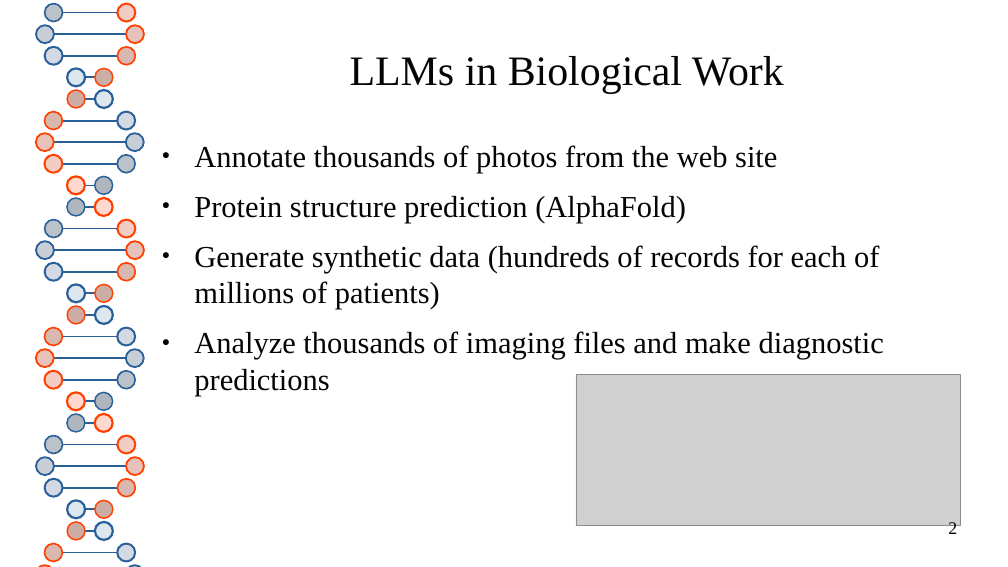
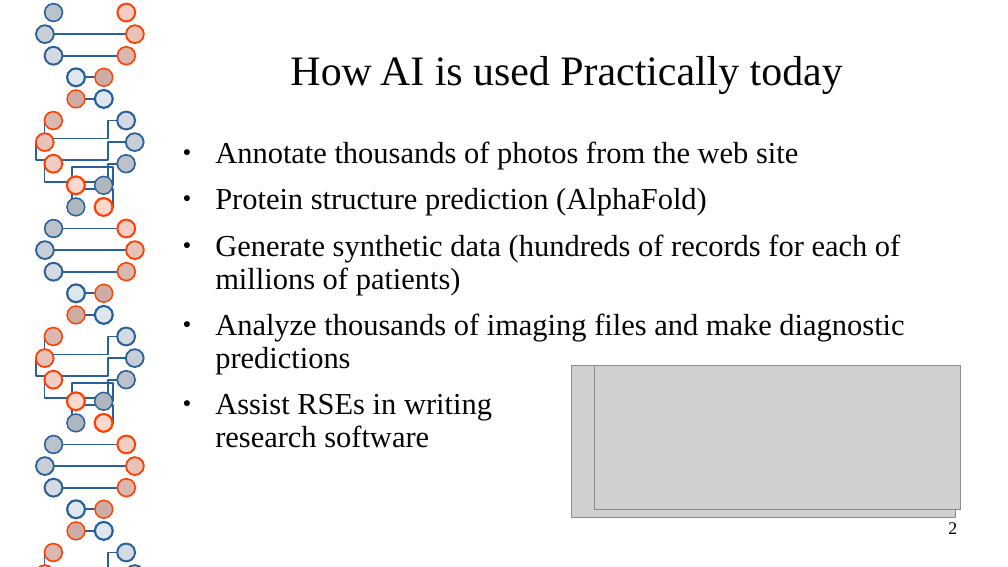
Before and after one commit to ncsa/llmflux-workshop, a slide deck: slide 2 of presenter/slides.pptx. Drawn at 1008x567 pixels with LibreOffice and Linux fonts; fonts in the diff are those of the drawing; grey boxes stand for pictures. Boxes give left, top, right and bottom in pixels: in the first picture for what was removed or moved away, otherwise in the second. Text is boxed around its words. In the diff, an @@ line names an element or a change of style, - is before the commit and + after.

```diff
--- a/presenter/slides.pptx
+++ b/presenter/slides.pptx
@@ elbow line removed from (62, 13) to (117, 13) @@
@@ title at [290, 56, 843, 93]: text changed @@
-LLMs in Biological Work
+How AI is used Practically today
@@ elbow line moved from (117, 121) - (62, 121) to (126, 143) - (54, 142) @@
@@ elbow line moved from (126, 143) - (54, 143) to (117, 121) - (62, 121) @@
@@ text "Annotate thousands of photos from ...": place and size @@
-text "Annotate thousands of photos from ..." at [194, 145, 884, 396]
+text "Annotate thousands of photos from ..." at [215, 141, 904, 448]
@@ text at [215, 141, 904, 374]: line spacing 1 to 0.9 @@
@@ elbow line (117, 164) - (62, 164): route changed @@
@@ elbow line moved from (95, 186) - (85, 186) to (85, 186) - (95, 186) @@
@@ elbow line moved from (95, 207) - (85, 207) to (85, 207) - (95, 207) @@
@@ elbow line moved from (117, 337) - (62, 337) to (126, 359) - (54, 359) @@
@@ elbow line moved from (126, 359) - (54, 359) to (117, 337) - (62, 337) @@
@@ elbow line (117, 380) - (62, 380): route changed @@
@@ picture: place and size @@
-picture at [576, 374, 960, 526]
+picture at [572, 366, 956, 518]
@@ picture added at [595, 366, 960, 510] @@
@@ elbow line moved from (95, 402) - (85, 402) to (85, 402) - (95, 402) @@
@@ elbow line moved from (95, 424) - (85, 424) to (85, 424) - (95, 424) @@
@@ text at [215, 393, 492, 448]: paragraph added @@
+● Assist RSEs in writing
+  research software
@@ elbow line (117, 552) - (62, 552): route changed @@
```
Also in this commit, not shown: 11 other slides changed, 4 other files.
